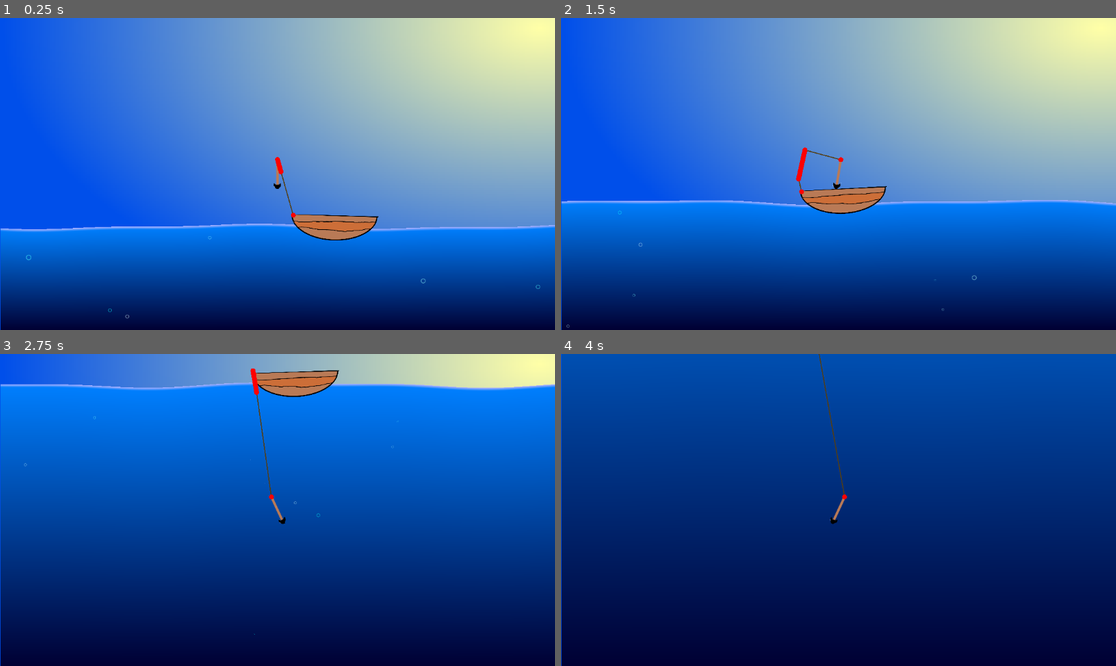
Above: before the commit, frames 1-4 (two rows, left to right).
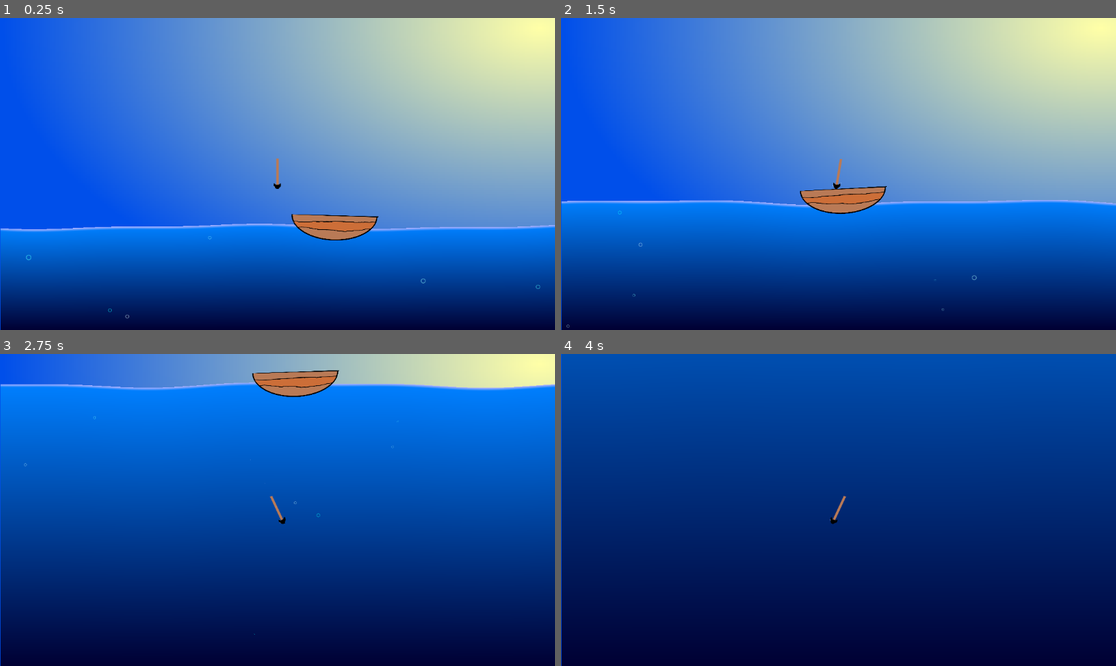
Above: after the commit, the same moments.

Repository: Duckslayer/Fishy
Game: Godot game, scene res://game.tscn
Two runs of this game, one before a commit and one after it. Both use one fixed random seed, a clock stepped at 60 frames per second and the inputs below.
Inputs:
- Up to frame 1 (0.25 s): no input
- Up to frame 2 (1.5 s): hold D (Right) 0.53-1.28 s; tap Space (Launch) at 0.6, 1.35 s; hold A (Left) from 1.28 s (still down)
- Up to frame 3 (2.75 s): release A (Left) at 2.03 s; hold D (Right) from 2.03 s (still down); tap Space (Launch) at 2.1 s
- Up to frame 4 (4 s): tap Space (Launch) at 2.85, 3.6 s; release D (Right) at 3.53 s; hold A (Left) from 3.53 s (still down)

The runs differ from the first frame. In frame 1, less than 0.1% of the frame differs, in the area x 49-54%, y 44-64%; in frame 2, 0.2%; in frame 3, 0.2%, in the area x 45-50%, y 4-47%; in frame 4, 0.1%.
Error after the commit: Invalid access to property or key 'global_position' on a base object of type 'null instance'. (res://rope.gd:22)

Commit message:
New rope start

Diff:
--- a/game.tscn
+++ b/game.tscn
@@ -8,23 +8,24 @@
 [sub_resource type="OccluderPolygon2D" id="OccluderPolygon2D_fc0e3"]
 polygon = PackedVector2Array(0, 0, 1200, 0, 1200, -500, 0, -500)
 
-[node name="Game" type="Node2D"]
+[node name="Game" type="Node2D" unique_id=969369749]
 
-[node name="Background" parent="." instance=ExtResource("2_7jktm")]
+[node name="Background" parent="." unique_id=1251668353 instance=ExtResource("2_7jktm")]
 unique_name_in_owner = true
 position = Vector2(423, -731.3157)
 scale = Vector2(0.5, 0.5)
 
-[node name="Boat" parent="." instance=ExtResource("2_fc0e3")]
+[node name="Boat" parent="." unique_id=1781693571 instance=ExtResource("2_fc0e3")]
 position = Vector2(627, -52)
 
-[node name="Harpoon" parent="." instance=ExtResource("2_feb5d")]
+[node name="Harpoon" parent="." unique_id=291086699 instance=ExtResource("2_feb5d")]
 unique_name_in_owner = true
 position = Vector2(508, -109)
 
-[node name="Camera2D" type="Camera2D" parent="Harpoon"]
+[node name="Camera2D" type="Camera2D" parent="Harpoon" unique_id=2120665161]
 
-[node name="Rope" type="Line2D" parent="."]
+[node name="Rope" type="Line2D" parent="." unique_id=282038794]
+visible = false
 width = 2.0
 default_color = Color(0.33102924, 0.24277017, 0.07761017, 1)
 joint_mode = 2
@@ -32,7 +33,7 @@
 boat_marker_path = NodePath("../Boat/BoatRopeMarker")
 harpoon_marker_path = NodePath("../Harpoon/HarpoonRopeMarker")
 
-[node name="BubbleOccluder" type="LightOccluder2D" parent="."]
+[node name="BubbleOccluder" type="LightOccluder2D" parent="." unique_id=694203557]
 occluder = SubResource("OccluderPolygon2D_fc0e3")
 occluder_light_mask = 4
 
--- a/harpoon.tscn
+++ b/harpoon.tscn
@@ -53,17 +53,17 @@
 turbulence_noise_scale = 1.0
 collision_mode = 2
 
-[node name="Harpoon" type="CharacterBody2D"]
+[node name="Harpoon" type="CharacterBody2D" unique_id=2066894074]
 script = ExtResource("1_yxyyu")
 
-[node name="Sprite2D" type="Sprite2D" parent="."]
+[node name="Sprite2D" type="Sprite2D" parent="." unique_id=167270550]
 texture = ExtResource("1_mrewk")
 
-[node name="CollisionPolygon2D" type="CollisionPolygon2D" parent="."]
+[node name="CollisionPolygon2D" type="CollisionPolygon2D" parent="." unique_id=468457962]
 position = Vector2(0, 24)
 polygon = PackedVector2Array(0, 7, 7, 1, 7, -5, -7, -5, -7, 2)
 
-[node name="TrailBubblesParticles" type="GPUParticles2D" parent="."]
+[node name="TrailBubblesParticles" type="GPUParticles2D" parent="." unique_id=21785781]
 unique_name_in_owner = true
 z_index = 1
 position = Vector2(0, 21)
@@ -73,7 +73,7 @@
 fixed_fps = 0
 process_material = SubResource("ParticleProcessMaterial_yxyyu")
 
-[node name="LargeBubbles" type="GPUParticles2D" parent="."]
+[node name="LargeBubbles" type="GPUParticles2D" parent="." unique_id=707982505]
 position = Vector2(0, 356)
 amount = 50
 texture = ExtResource("4_njfb7")
@@ -81,6 +81,6 @@
 preprocess = 10.0
 process_material = SubResource("ParticleProcessMaterial_xvvr8")
 
-[node name="HarpoonRopeMarker" type="Marker2D" parent="."]
+[node name="RopeMarker" type="Marker2D" parent="." unique_id=1239523546]
 unique_name_in_owner = true
 position = Vector2(0, -30)
--- a/project.godot
+++ b/project.godot
@@ -8,11 +8,15 @@
 
 config_version=5
 
+[animation]
+
+compatibility/default_parent_skeleton_in_mesh_instance_3d=true
+
 [application]
 
 config/name="Fishy"
 run/main_scene="uid://7tankufgnxmc"
-config/features=PackedStringArray("4.5", "Forward Plus")
+config/features=PackedStringArray("4.6", "Forward Plus")
 config/icon="res://icon.svg"
 
 [input]
--- /dev/null
+++ b/rope.tscn
@@ -0,0 +1,7 @@
+[gd_scene format=3 uid="uid://5o1lw3jndjyf"]
+
+[ext_resource type="Script" uid="uid://dl0y7u77gui2v" path="res://rope2.gd" id="1_0756u"]
+
+[node name="Rope" type="Node2D" unique_id=970110742]
+script = ExtResource("1_0756u")
+length = null
--- /dev/null
+++ b/rope2.gd
@@ -0,0 +1,29 @@
+extends Node2D
+
+@export var length = 10
+
+# Called when the node enters the scene tree for the first time.
+func _ready() -> void:
+	pass
+
+func create_rope(attachement_body : PhysicsBody2D):
+	const ROPE_PIECE = preload("uid://dytj2hxxilpfn")
+	var previous_segment = attachement_body
+	var attachment_point = previous_segment.get_node("RopeMarker").global_position
+
+	for i in range(length):
+		var current_rope_piece = ROPE_PIECE.instantiate()
+		var pin = current_rope_piece.get_node("CollisionShape/PinJoint")
+		pin.global_position = attachment_point
+		pin.node_a = previous_segment.get_path()
+		pin.node_b = current_rope_piece.get_path()
+		add_child(current_rope_piece)
+
+		previous_segment = current_rope_piece
+		attachment_point = current_rope_piece.global_position
+
+
+
+# Called every frame. 'delta' is the elapsed time since the previous frame.
+func _process(delta: float) -> void:
+	pass
--- /dev/null
+++ b/rope_piece.tscn
@@ -0,0 +1,12 @@
+[gd_scene format=3 uid="uid://dytj2hxxilpfn"]
+
+[sub_resource type="CapsuleShape2D" id="CapsuleShape2D_k3s37"]
+
+[node name="RopePiece" type="RigidBody2D" unique_id=1573994885]
+
+[node name="CollisionShape" type="CollisionShape2D" parent="." unique_id=895528496]
+position = Vector2(0, 14)
+shape = SubResource("CapsuleShape2D_k3s37")
+
+[node name="PinJoint" type="PinJoint2D" parent="CollisionShape" unique_id=380784305]
+position = Vector2(0, 14)
Not shown: 1 places in game.tscn that only renumber resources
Not shown: 1 places in harpoon.tscn that only renumber resources
Not shown, added: rope2.gd.uid
